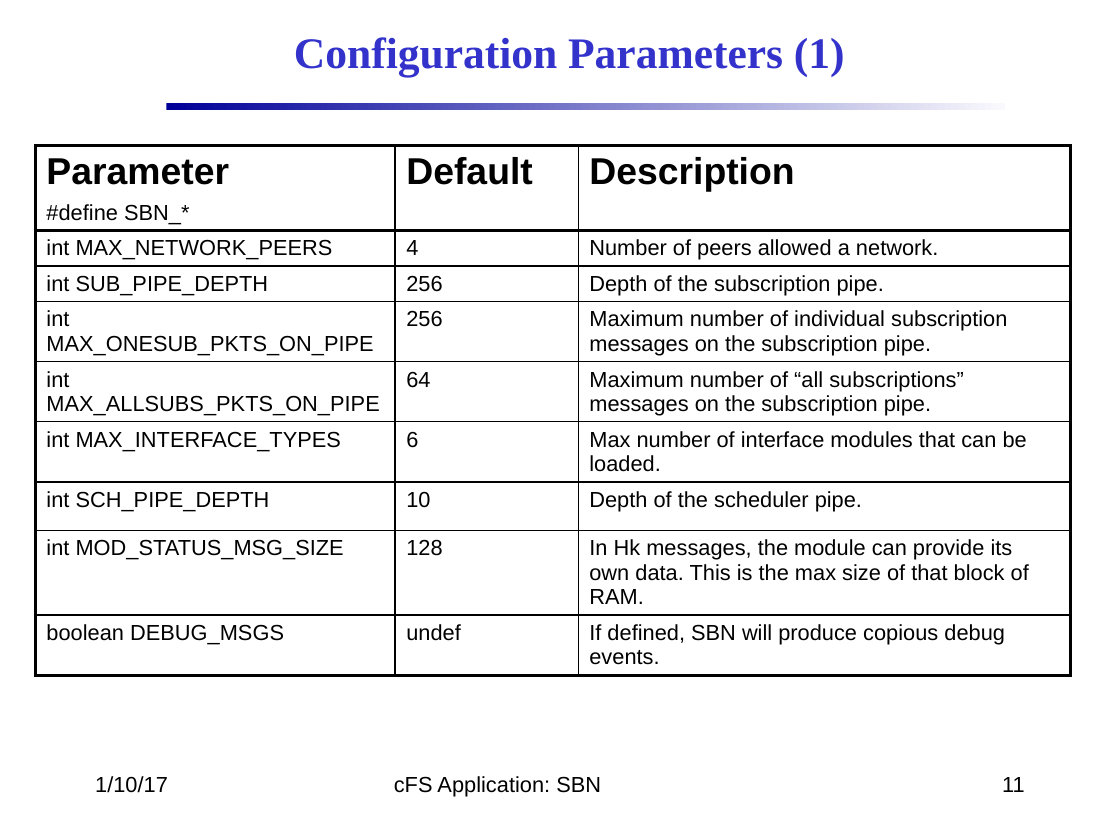
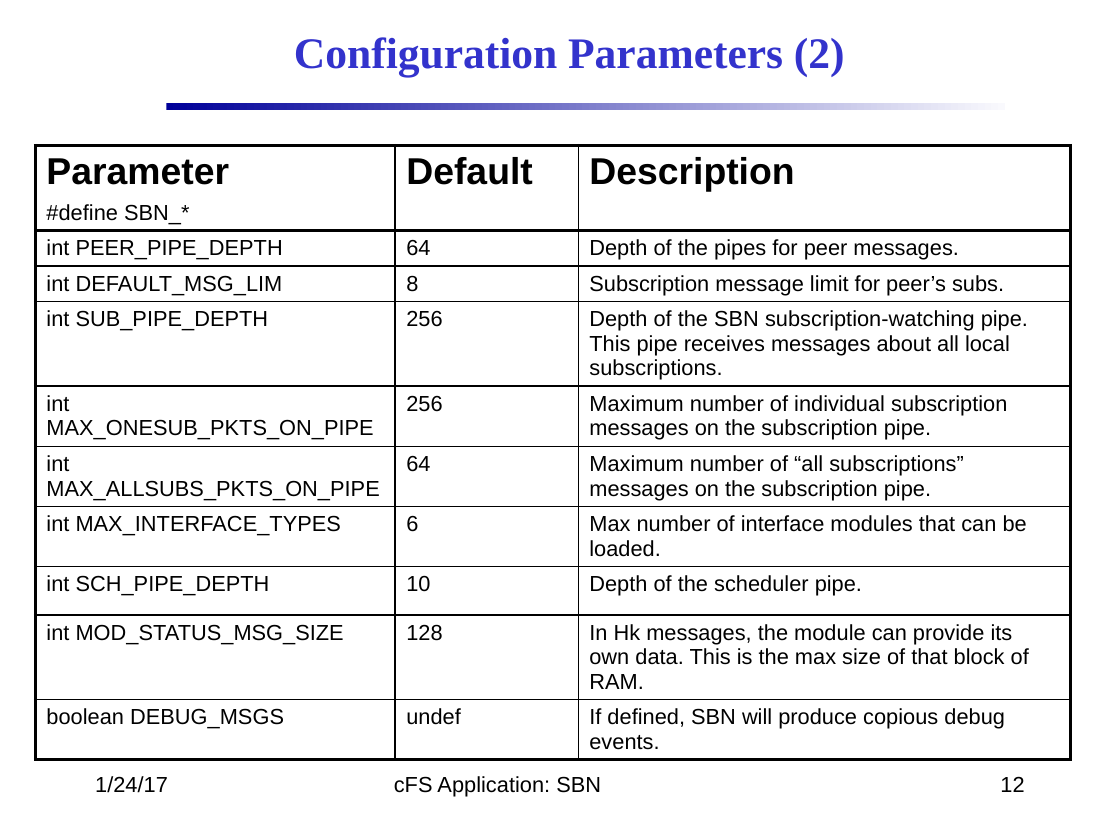
Before and after one commit to nasa/SBN, a slide deck: slide 12 of docs/SBN_Design.pptx (slide 11 before the commit). Drawn at 1120x840 pixels with LibreOffice and Linux fonts; fonts in the diff are those of the drawing; background and template pictures are left out. Boxes give left, top, right and bottom in pixels: in the first picture for what was removed or moved away, otherwise in the second. Text is boxed around its words. In the diff, an @@ line names an element or a change of style, - is before the commit and + after.

```diff
--- a/docs/SBN_Design.pptx
+++ b/docs/SBN_Design.pptx
@@ title at (x1=294, y1=37, x2=845, y2=77): text changed @@
-Configuration Parameters (1)
+Configuration Parameters (2)
@@ table at (x1=35, y1=146, x2=1068, y2=767) @@
-row 2: int MAX_NETWORK_PEERS | 4 | Number of peers allowed a network.
-row 3: int SUB_PIPE_DEPTH | 256 | Depth of the subscription pipe.
+row 2: int PEER_PIPE_DEPTH | 64 | Depth of the pipes for peer messages.
+row 3: int DEFAULT_MSG_LIM | 8 | Subscription message limit for peer’s subs.
+row 4: int SUB_PIPE_DEPTH | 256 | Depth of the SBN subscription-watching pipe. This pipe receives messages about all local subscriptions.
@@ text at (x1=95, y1=776, x2=168, y2=793): text changed @@
-1/10/17
+1/24/17
@@ page number at (x1=1000, y1=776, x2=1024, y2=792): text changed @@
-11
+12
```
Also in this commit, not shown: 18 other slides changed, 1 slide added, 12 other files.
